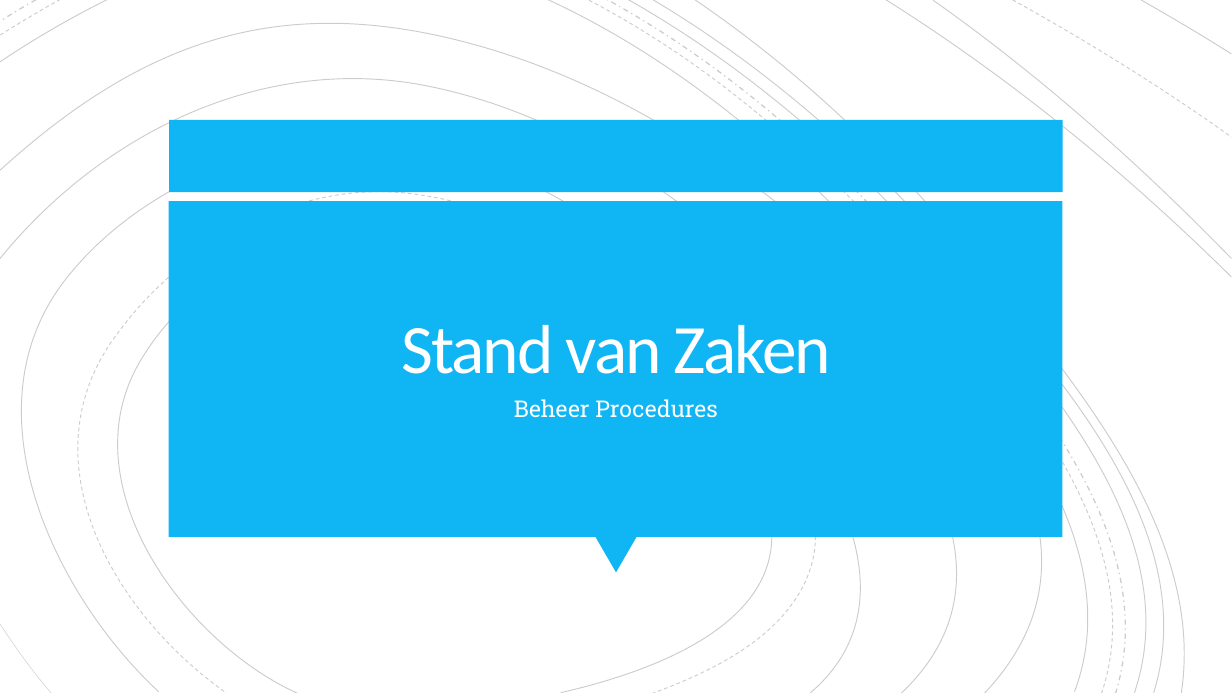
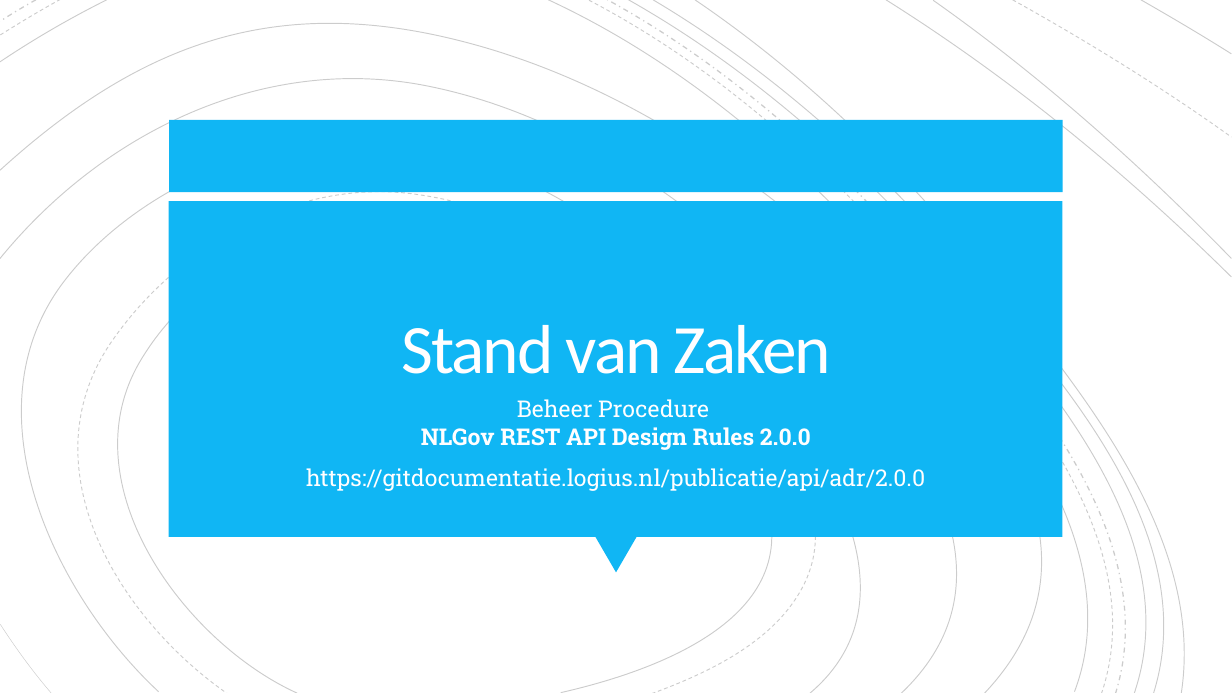
Before and after one commit to Logius-standaarden/Overleg, a slide deck: slide 1 of API/2024-04-25/Stavaza ADR2 procedures.pptx. Drawn at 1232x693 pixels with LibreOffice and Linux fonts; fonts in the diff are those of the drawing. Boxes give left, top, right and bottom in pixels: in the first picture for what was removed or moved away, otherwise in the second. Text is boxed around its words. In the diff, an @@ line names an element or a change of style, - is before the commit and + after.

```diff
--- a/API/2024-04-25/Stavaza ADR2 procedures.pptx
+++ b/API/2024-04-25/Stavaza ADR2 procedures.pptx
@@ subtitle at (x1=306, y1=399, x2=925, y2=491): text changed @@
-Beheer Procedures
+Beheer Procedure
+NLGov REST API Design Rules 2.0.0
+https://gitdocumentatie.logius.nl/publicatie/api/adr/2.0.0
```
Also in this commit, not shown: 3 other slides changed, 1 other file.
